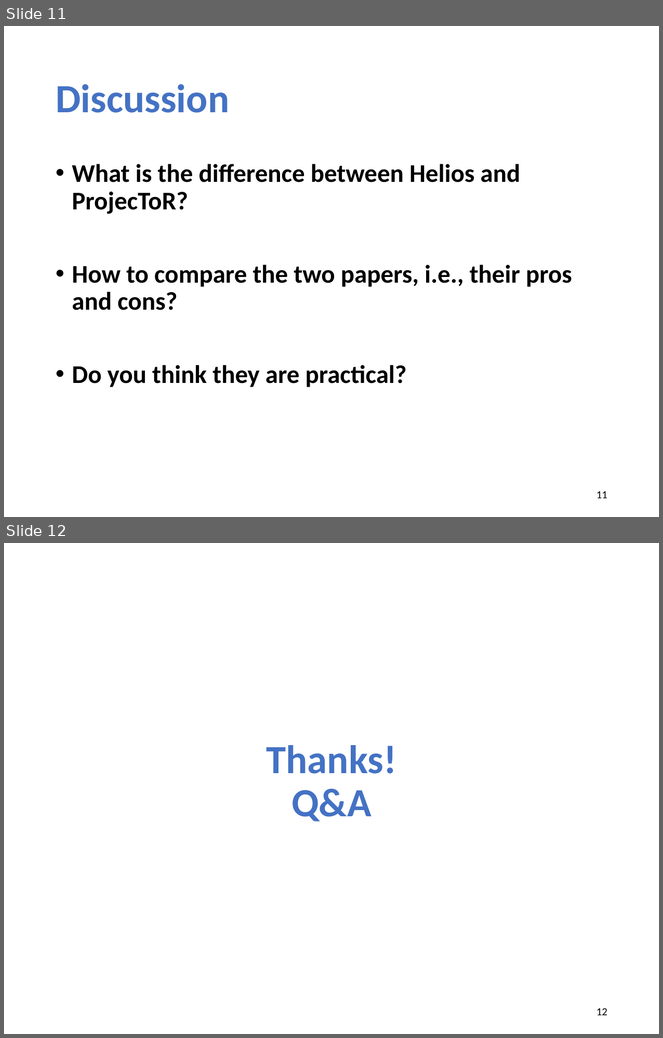
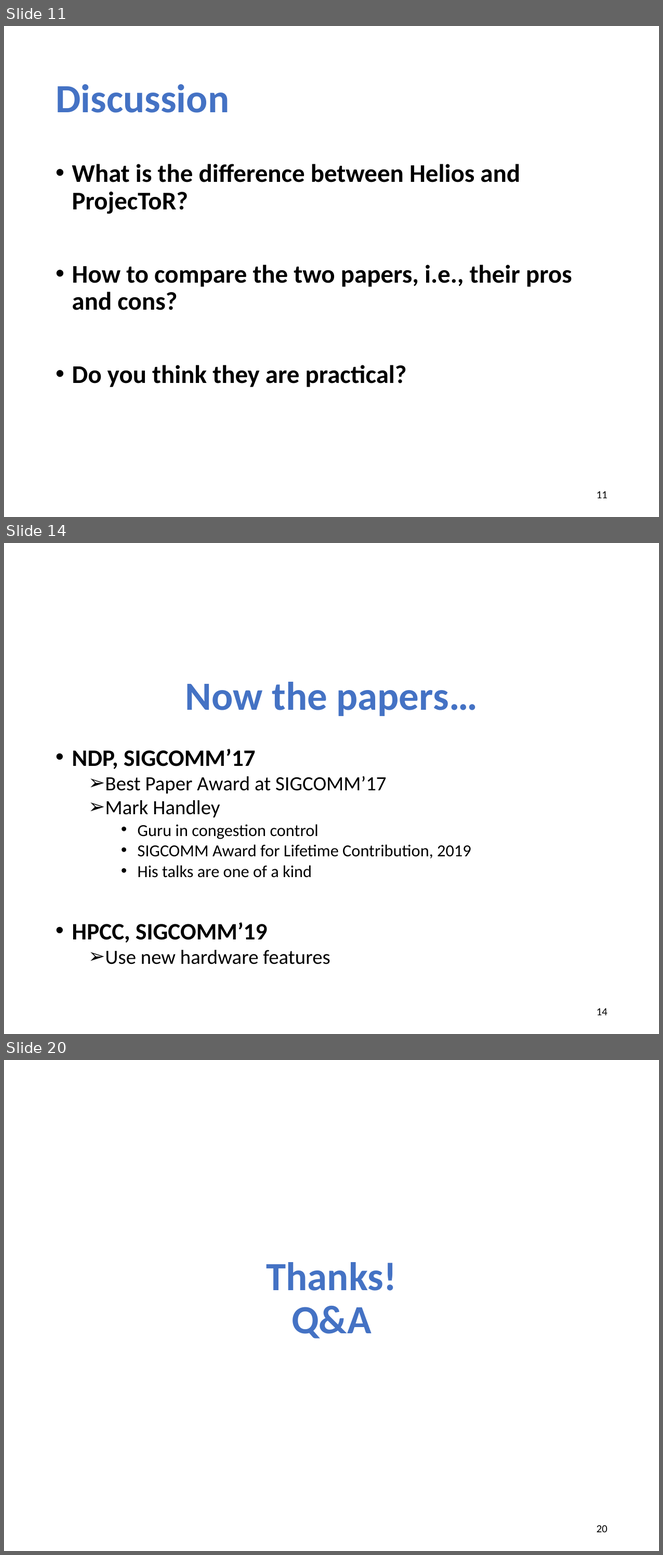
Before and after one commit to xinjin/course-adv-net, a slide deck: slides/lec06_datacenter.pptx. Shown one above the other, each under a label of ours: slides 11 and 12 before the commit, slides 11, 14 and 20 after it; the slides between them are not shown. The pictures are 663x1038 and 663x1555 pixels, drawn with LibreOffice and Linux fonts; fonts in the diff are those of the drawing. Boxes give left, top, right and bottom in pixels: in the first picture for what was removed or moved away, otherwise in the second. Text is boxed around its words. In the diff, an @@ line names an element or a change of style, - is before the commit and + after.

```diff
--- a/slides/lec06_datacenter.pptx
+++ b/slides/lec06_datacenter.pptx
@@ slide 14 added at box(4, 543, 659, 1034), background #FFFFFF @@
@@ title added at box(185, 682, 478, 716), 44 pt, text #4472C4, bold @@
+Now the papers…
@@ text added at box(72, 749, 471, 965), 18.5 pt, text #000000 @@
+• NDP, SIGCOMM’17
+  ➢ Best Paper Award at SIGCOMM’17
+  ➢ Mark Handley
+    • Guru in congestion control
+    • SIGCOMM Award for Lifetime Contribution, 2019
+    • His talks are one of a kind
+• HPCC, SIGCOMM’19
+  ➢ Use new hardware features
@@ page number added at box(597, 1008, 608, 1016), 12 pt, text #000000 @@
+14
@@ what was slide 12 is now slide 20 @@
@@ page number at box(597, 1525, 608, 1533): text changed @@
-12
+20
```
Also in this commit, not shown: 1 slide changed, 7 other slides added, 2 other files.
